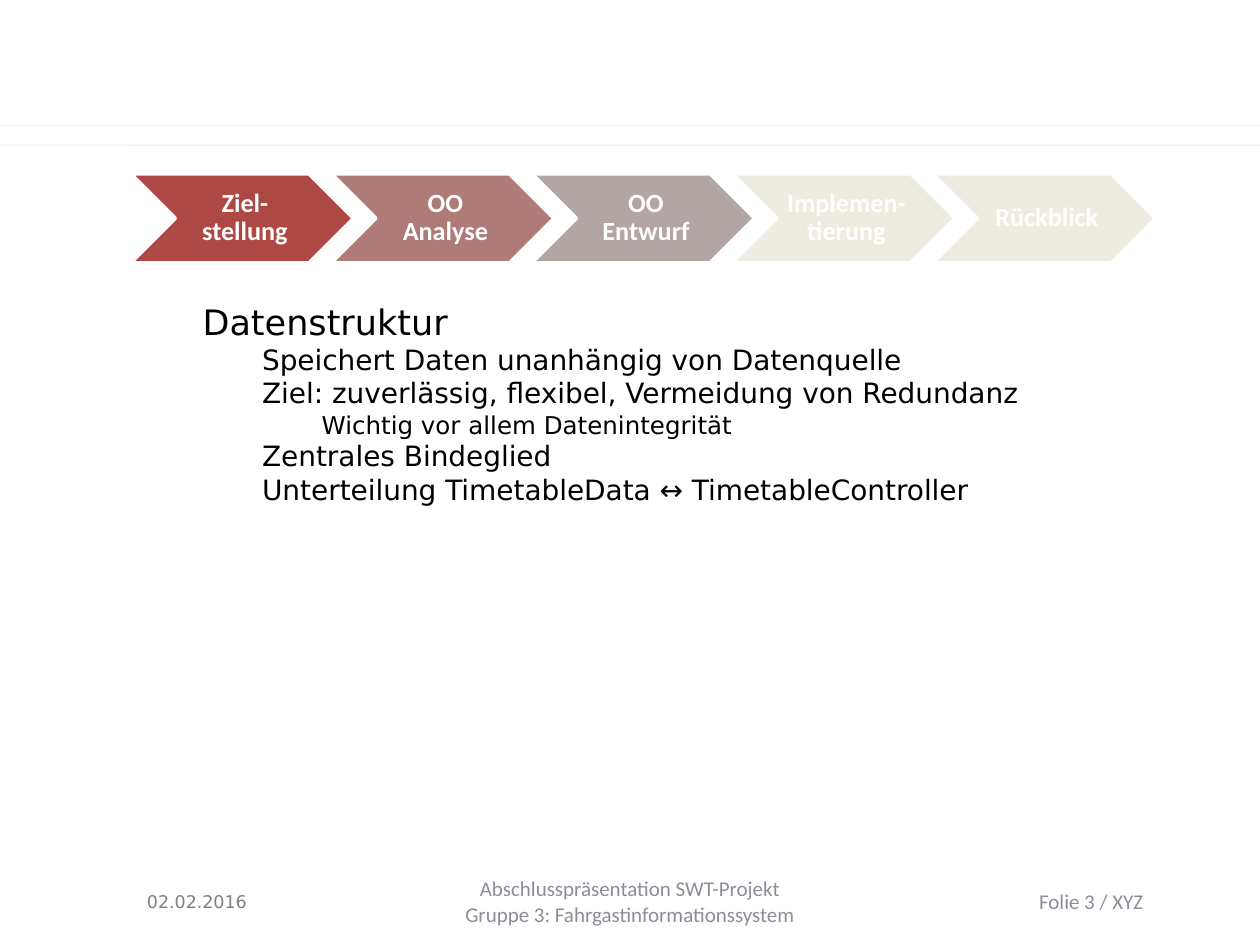
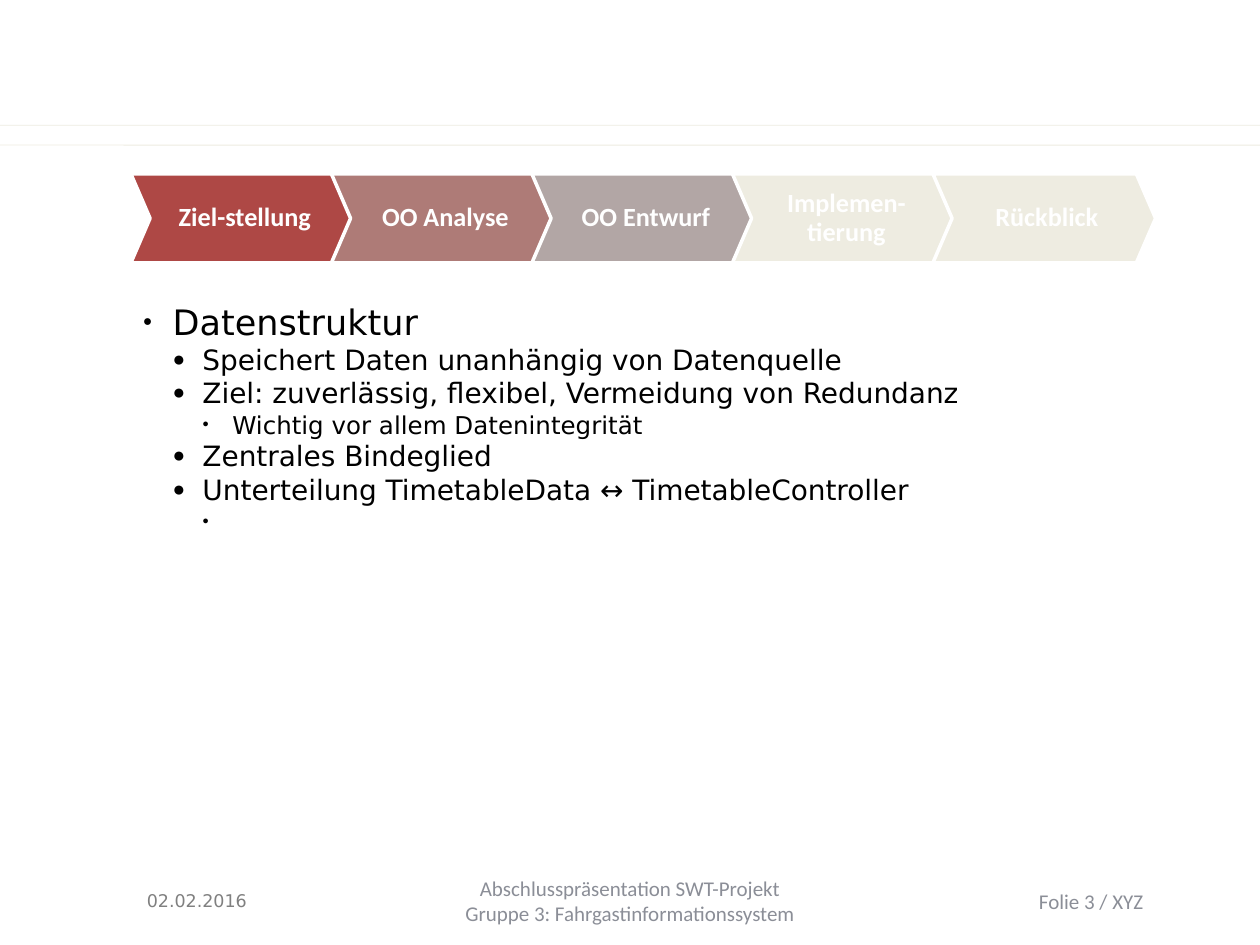
Before and after one commit to Juu98/fahrgastinformationssystem, a slide deck: slide 3 of organisation/Endpräsentation/entwurf_impl.pptx. Drawn at 1260x945 pixels with LibreOffice and Linux fonts; fonts in the diff are those of the drawing; background and template pictures are left out. Boxes give left, top, right and bottom in pixels: in the first picture for what was removed or moved away, otherwise in the second. Text is boxed around its words. In the diff, an @@ line names an element or a change of style, - is before the commit and + after.

```diff
--- a/organisation/Endpräsentation/entwurf_impl.pptx
+++ b/organisation/Endpräsentation/entwurf_impl.pptx
@@ proportions changed in 5 elements at [131, 174, 354, 263], [331, 174, 554, 263], [532, 174, 755, 263], [732, 174, 955, 263], [932, 174, 1155, 263] @@
@@ text "Datenstruktur" at [173, 308, 959, 506]: indent changed; bullet 📫 to ● @@
```
Also in this commit, not shown: 8 other slides changed, 2 slides added.
